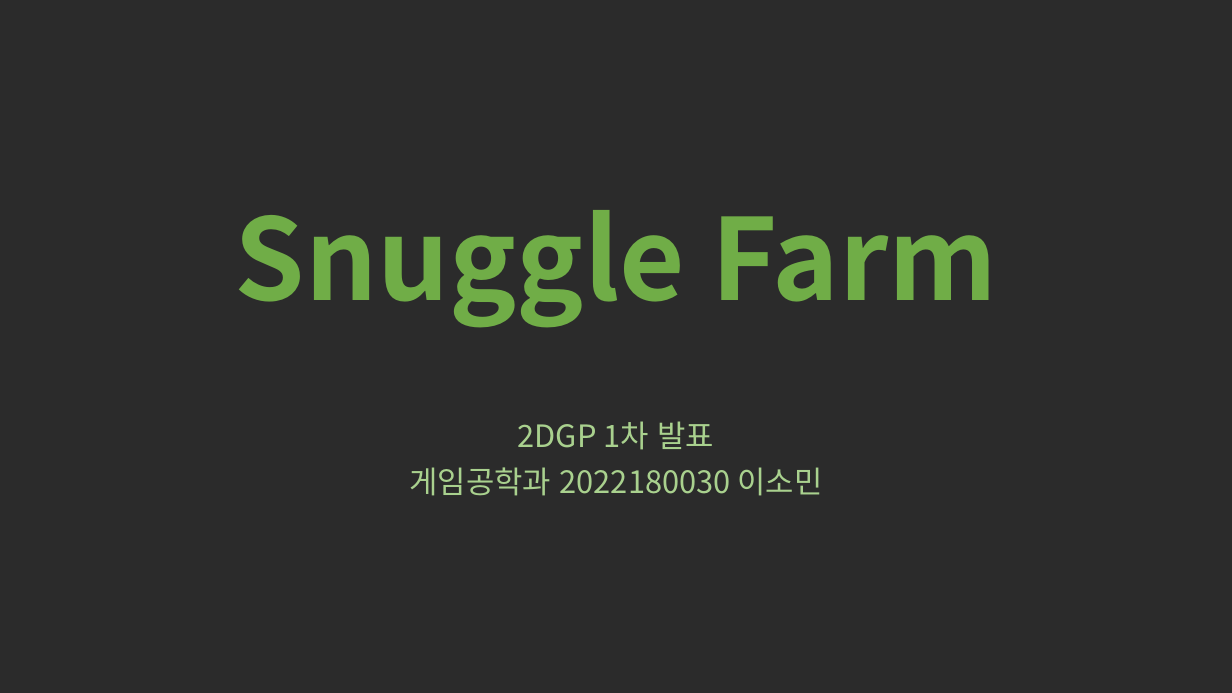
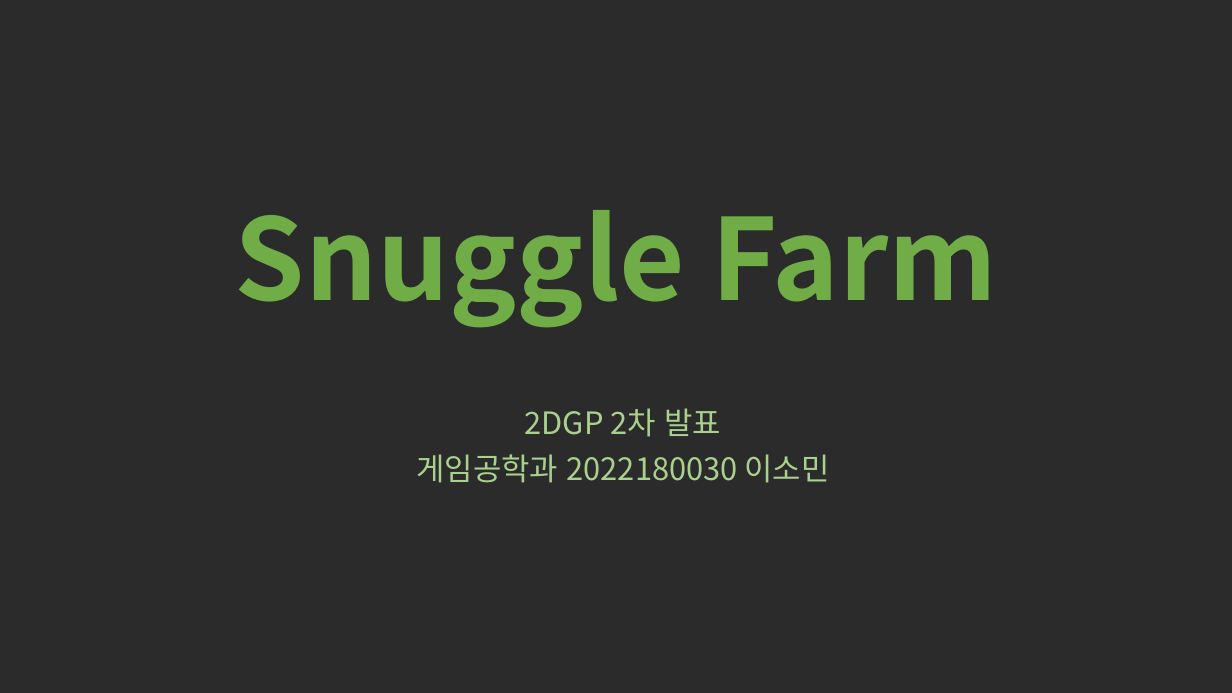
Before and after one commit to zhaominn/2DGP_Project, a slide deck: slide 1 of 2DGP 프로젝트 1차 발표(2022180030).pptx. Drawn at 1232x693 pixels with LibreOffice and Linux fonts; fonts in the diff are those of the drawing; background and template pictures are left out; a plain dark background stands for a picture behind light text. Boxes give left, top, right and bottom in pixels: in the first picture for what was removed or moved away, otherwise in the second. Text is boxed around its words. In the diff, an @@ line names an element or a change of style, - is before the commit and + after.

Commit message:
2차 발표 자료 제출

```diff
--- a/2DGP 프로젝트 1차 발표(2022180030).pptx
+++ b/2DGP 프로젝트 1차 발표(2022180030).pptx
@@ subtitle "2DGP 2차 발표": place and size @@
-subtitle "2DGP 2차 발표" at [409,421,823,496]
+subtitle "2DGP 2차 발표" at [416,408,830,483]
@@ subtitle at [525,408,722,437]: text changed @@
-2DGP 1차 발표
+2DGP 2차 발표
```
Also in this commit, not shown: 3 other slides changed, 8 slides removed, 6 other files.
